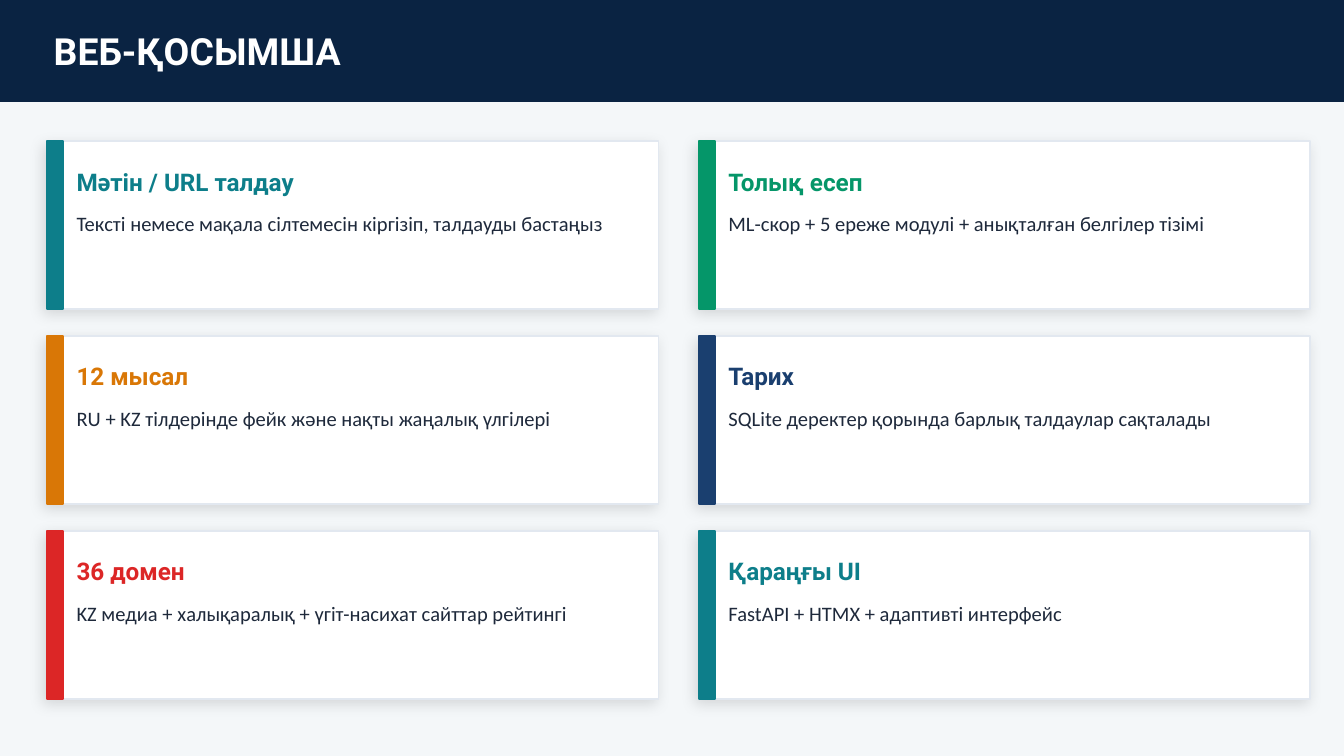
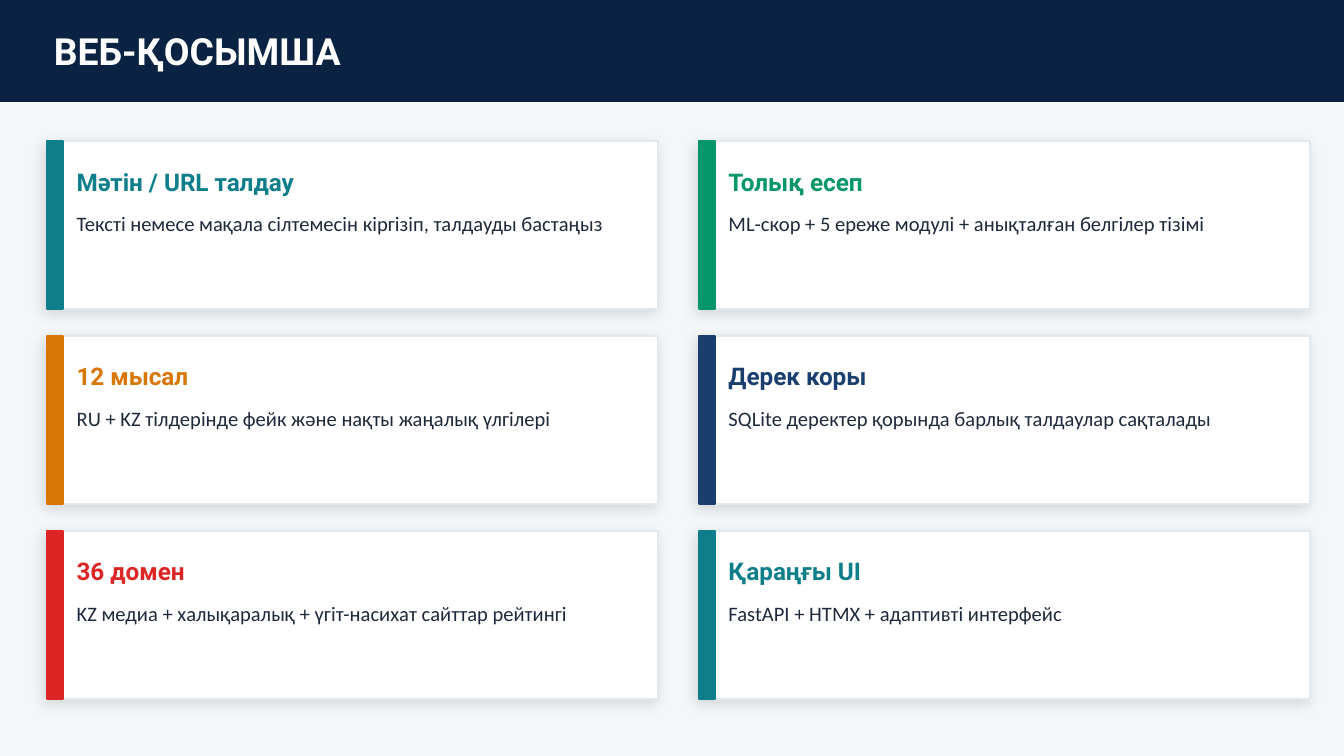
Before and after one commit to Medeeet/-disinformation, a slide deck: slide 7 of presentation_kz.pptx. Drawn at 1344x756 pixels with LibreOffice and Linux fonts; fonts in the diff are those of the drawing. Boxes give left, top, right and bottom in pixels: in the first picture for what was removed or moved away, otherwise in the second. Text is boxed around its words. In the diff, an @@ line names an element or a change of style, - is before the commit and + after.

```diff
--- a/presentation_kz.pptx
+++ b/presentation_kz.pptx
@@ text at [728,367,866,390]: text changed @@
-Тарих
+Дерек коры
```
Also in this commit, not shown: 4 other slides changed, 11 other files.
